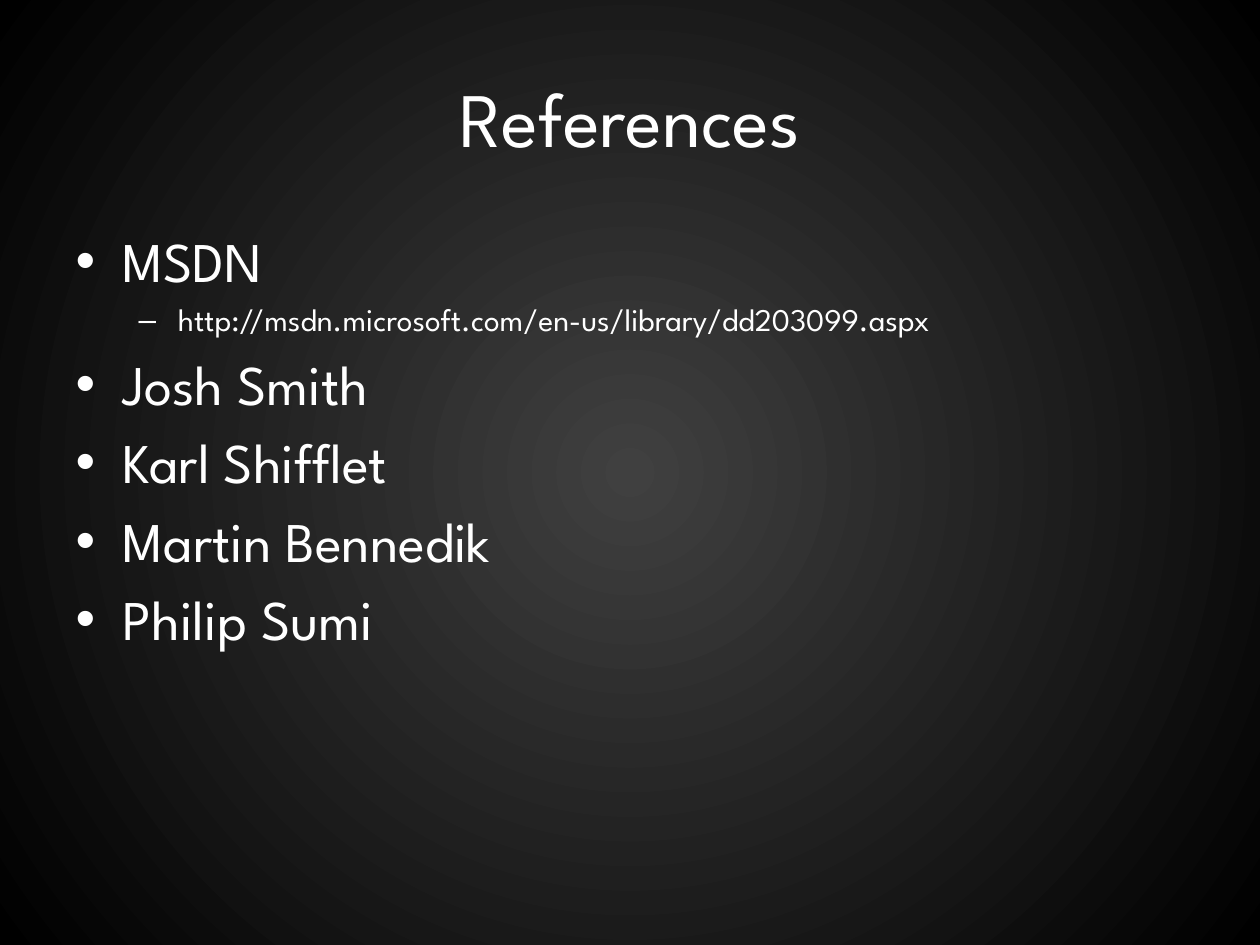
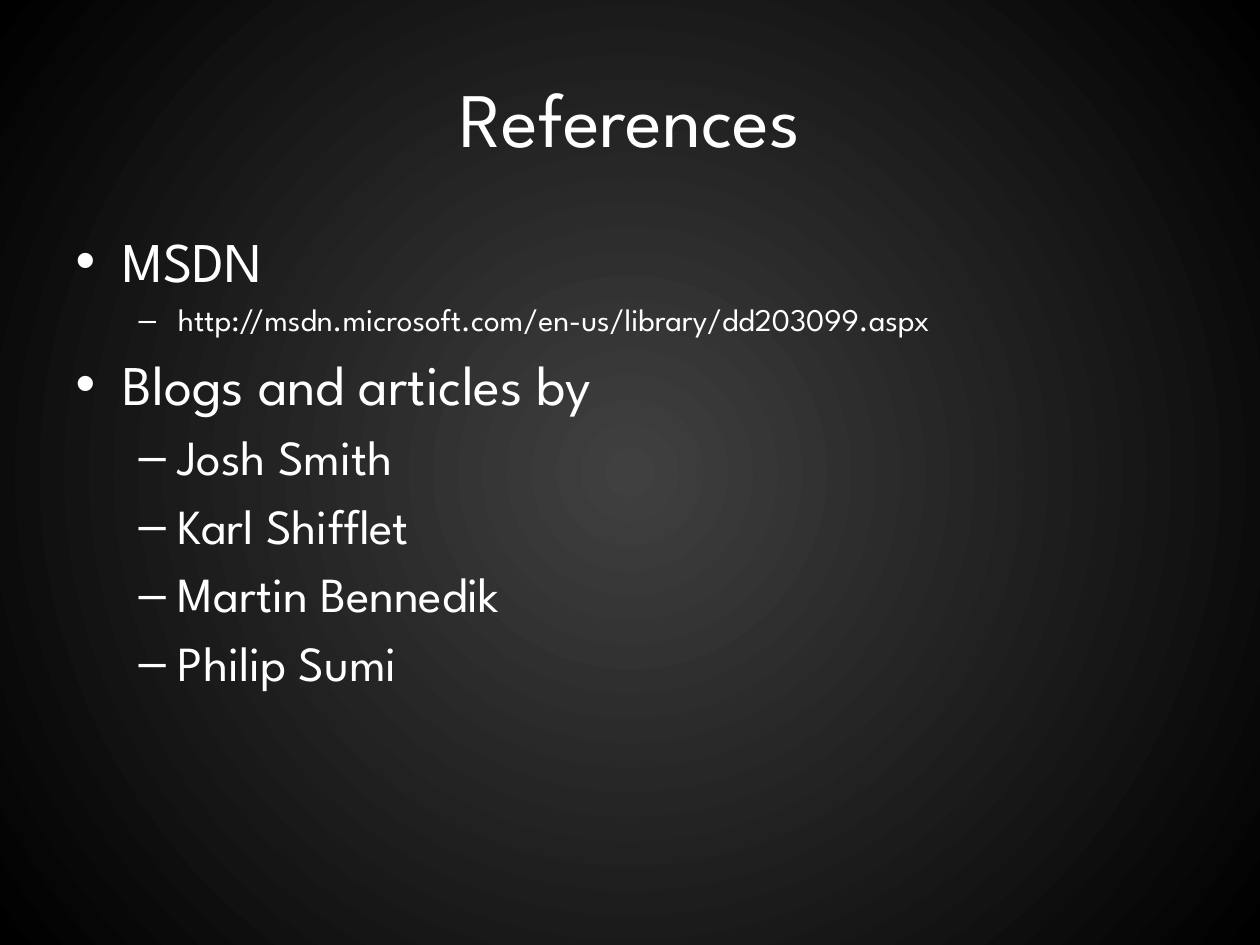
Before and after one commit to RookieOne/WPF-Input-Validation, a slide deck: slide 56 of WPF Validation.pptx (slide 52 before the commit). Drawn at 1260x945 pixels with LibreOffice and Linux fonts; fonts in the diff are those of the drawing. Boxes give left, top, right and bottom in pixels: in the first picture for what was removed or moved away, otherwise in the second. Text is boxed around its words. In the diff, an @@ line names an element or a change of style, - is before the commit and + after.

```diff
--- a/WPF Validation.pptx
+++ b/WPF Validation.pptx
@@ text at <box>123,366,592,418</box>: paragraph added @@
+• Blogs and articles by
@@ text at <box>178,441,499,692</box>: size 32 to 28 pt in "Josh Smith", "Karl Shifflet", "Martin Bennedik", "Philip Sumi"; bullet • to –; list level 1 to 2 in "Josh Smith"; list level 1 to 2 in "Karl Shifflet"; list level 1 to 2 in "Martin Bennedik"; list level 1 to 2 in "Philip Sumi" @@
```
Also in this commit, not shown: 11 other slides changed, 4 slides added.
